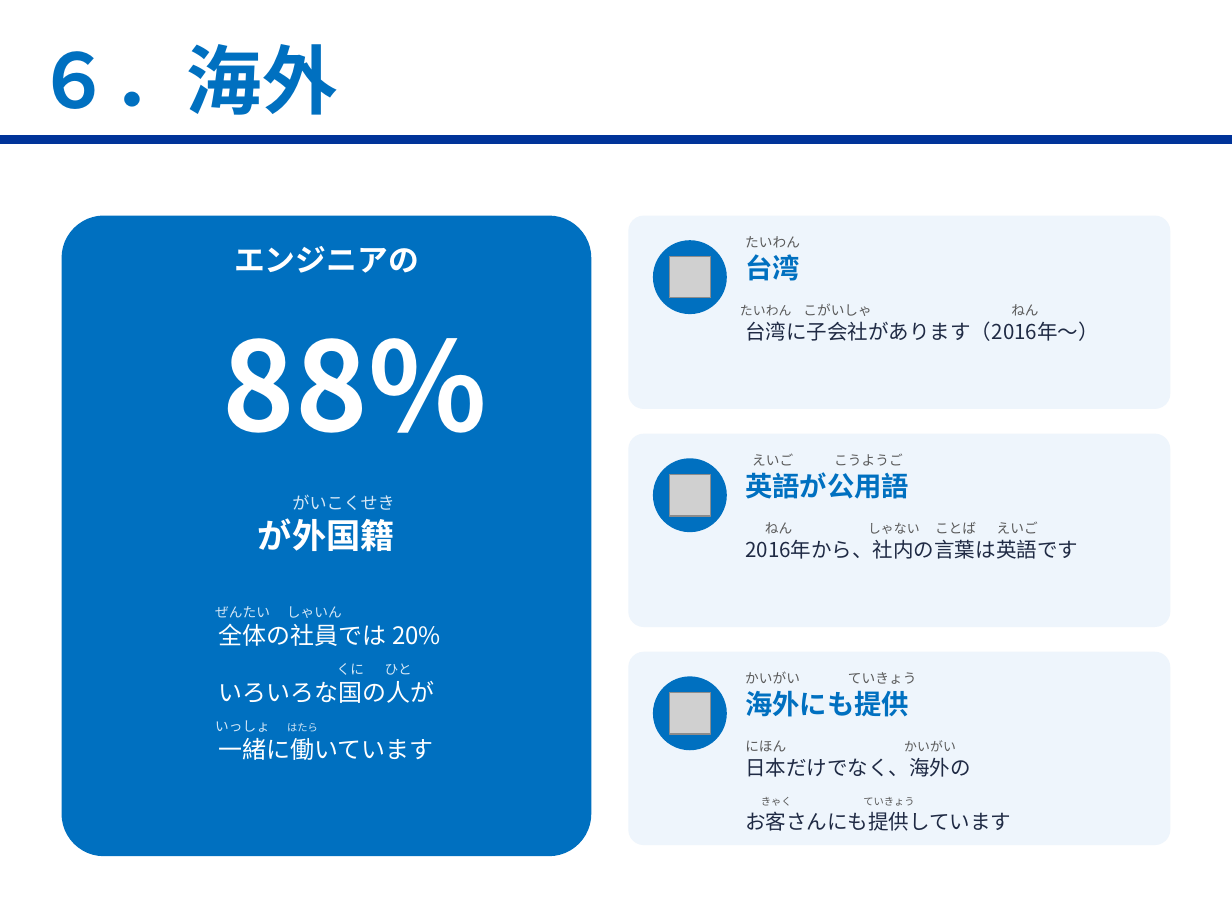
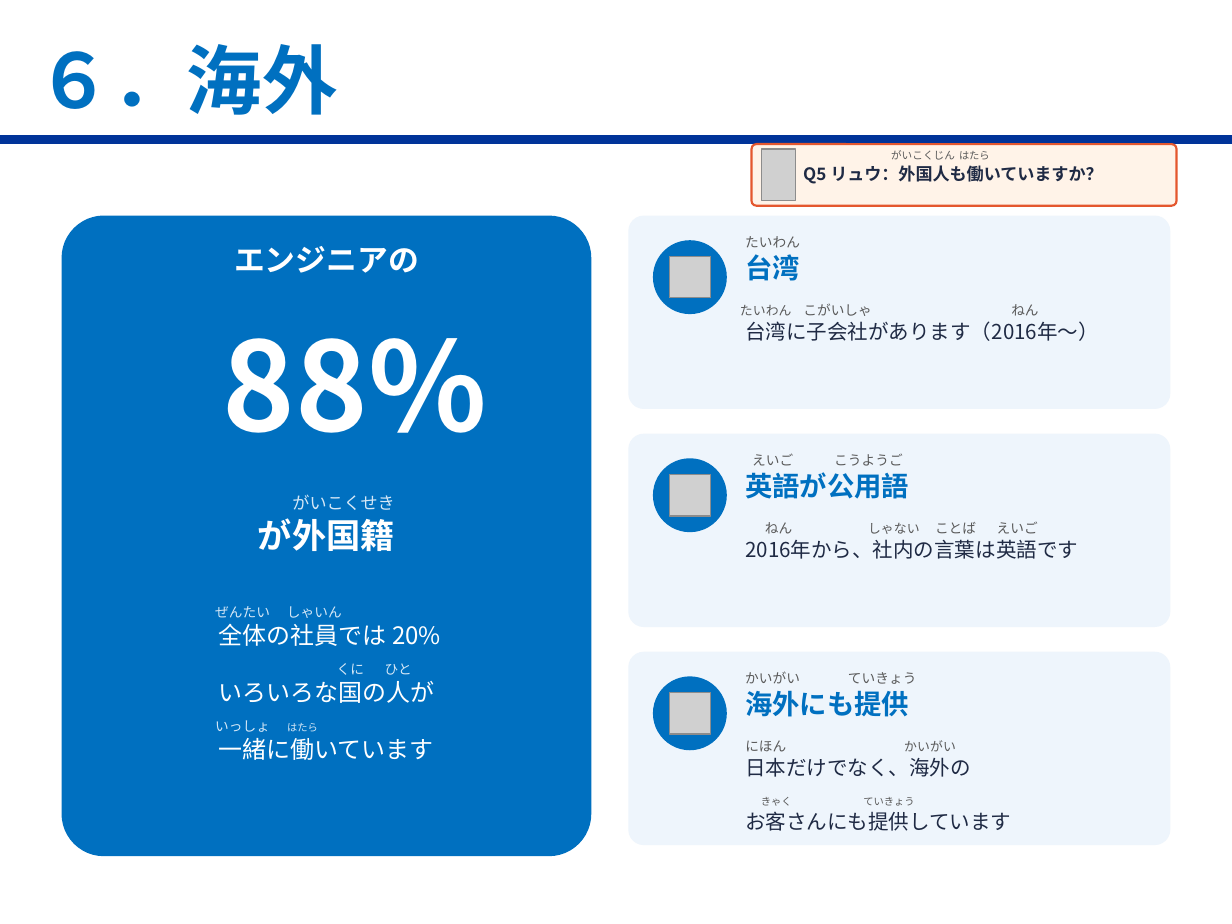
Before and after one commit to ramazandogna/pixel-powerpoint, a slide deck: slide 7 of 企業研究_HENNGE_第1回-1.pptx. Drawn at 1232x924 pixels with LibreOffice and Linux fonts; fonts in the diff are those of the drawing; grey boxes stand for pictures; background and template pictures are left out. Boxes give left, top, right and bottom in pixels: in the first picture for what was removed or moved away, otherwise in the second. Text is boxed around its words. In the diff, an @@ line names an element or a change of style, - is before the commit and + after.

```diff
--- a/企業研究_HENNGE_第1回-1.pptx
+++ b/企業研究_HENNGE_第1回-1.pptx
@@ rounded rectangle added at bbox=[752, 144, 1177, 206], fill #FFF3E8, outline #E4572E 1.25 pt @@
@@ picture added at bbox=[761, 149, 796, 201] @@
@@ text added at bbox=[803, 165, 1102, 184], 10 pt, text #1F2A44, bold @@
+Q5 リュウ：外国人も働いていますか？
@@ text added at bbox=[891, 150, 955, 160], 6.2 pt, text #595959 @@
+がいこくじん
@@ text added at bbox=[959, 151, 990, 160], 6 pt, text #595959 @@
+はたら
```
Also in this commit, not shown: 3 other slides changed, 2 other files.
